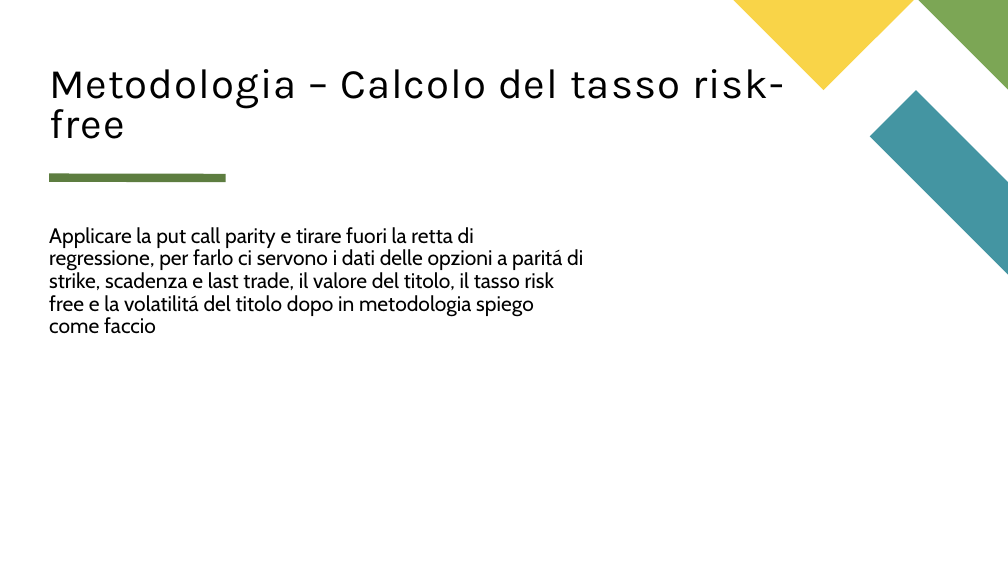
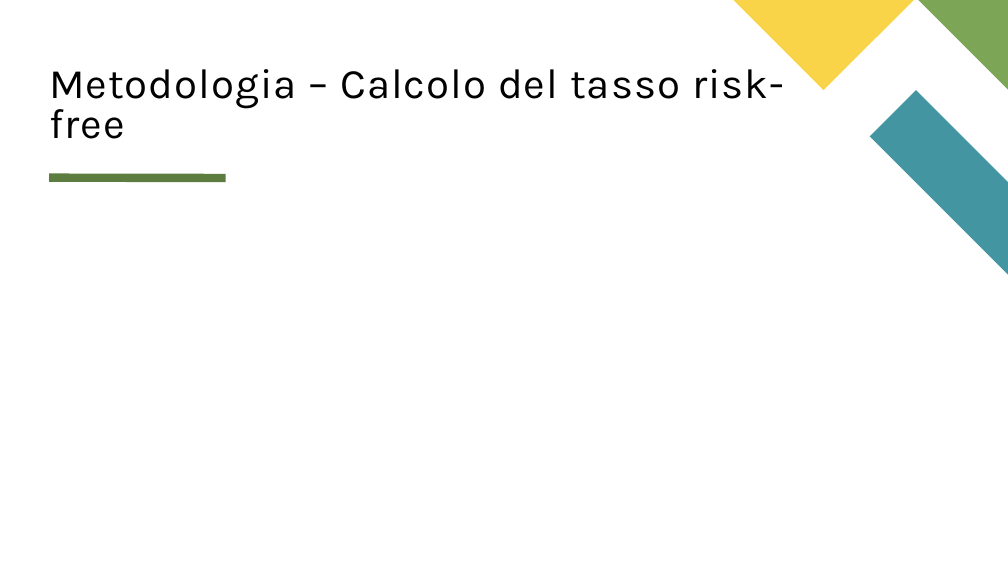
Before and after one commit to matteo-conti-97/MPSMF_Project, a slide deck: slide 8 of presentazione.pptx. Drawn at 1008x567 pixels with LibreOffice and Linux fonts; fonts in the diff are those of the drawing; grey boxes stand for pictures. Boxes give left, top, right and bottom in pixels: in the first picture for what was removed or moved away, otherwise in the second. Text is boxed around its words. In the diff, an @@ line names an element or a change of style, - is before the commit and + after.

```diff
--- a/presentazione.pptx
+++ b/presentazione.pptx
@@ text removed at (49, 227, 583, 334) @@
-Applicare la put call parity e tirare fuori la retta di regressione, per farlo ci servono i dati delle opzioni a paritá di strike, scadenza e last trade, il valore del titolo, il tasso risk free e la volatilitá del titolo dopo in metodologia spiego come faccio
```
Also in this commit, not shown: 2 other slides changed.
